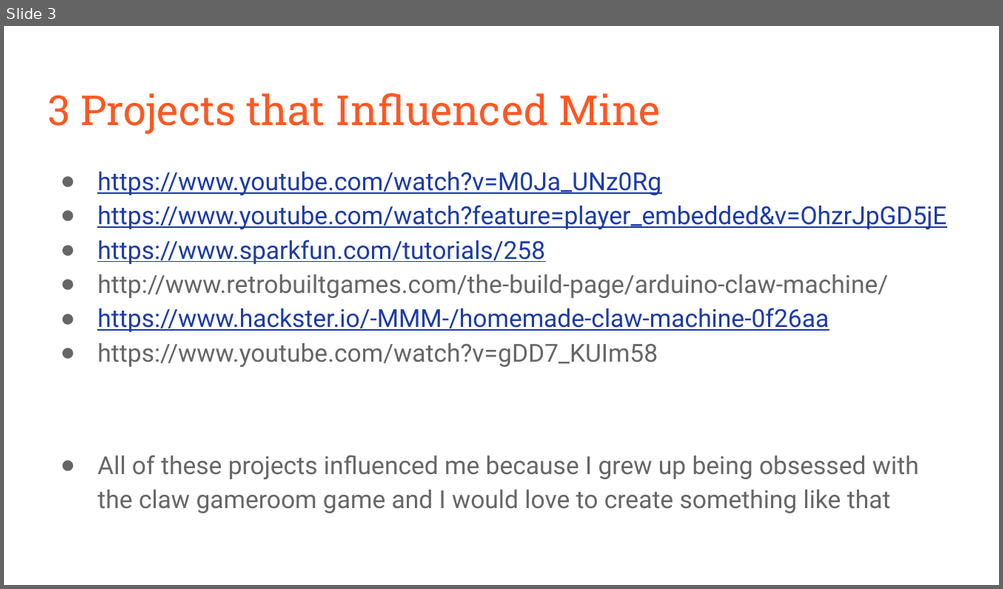
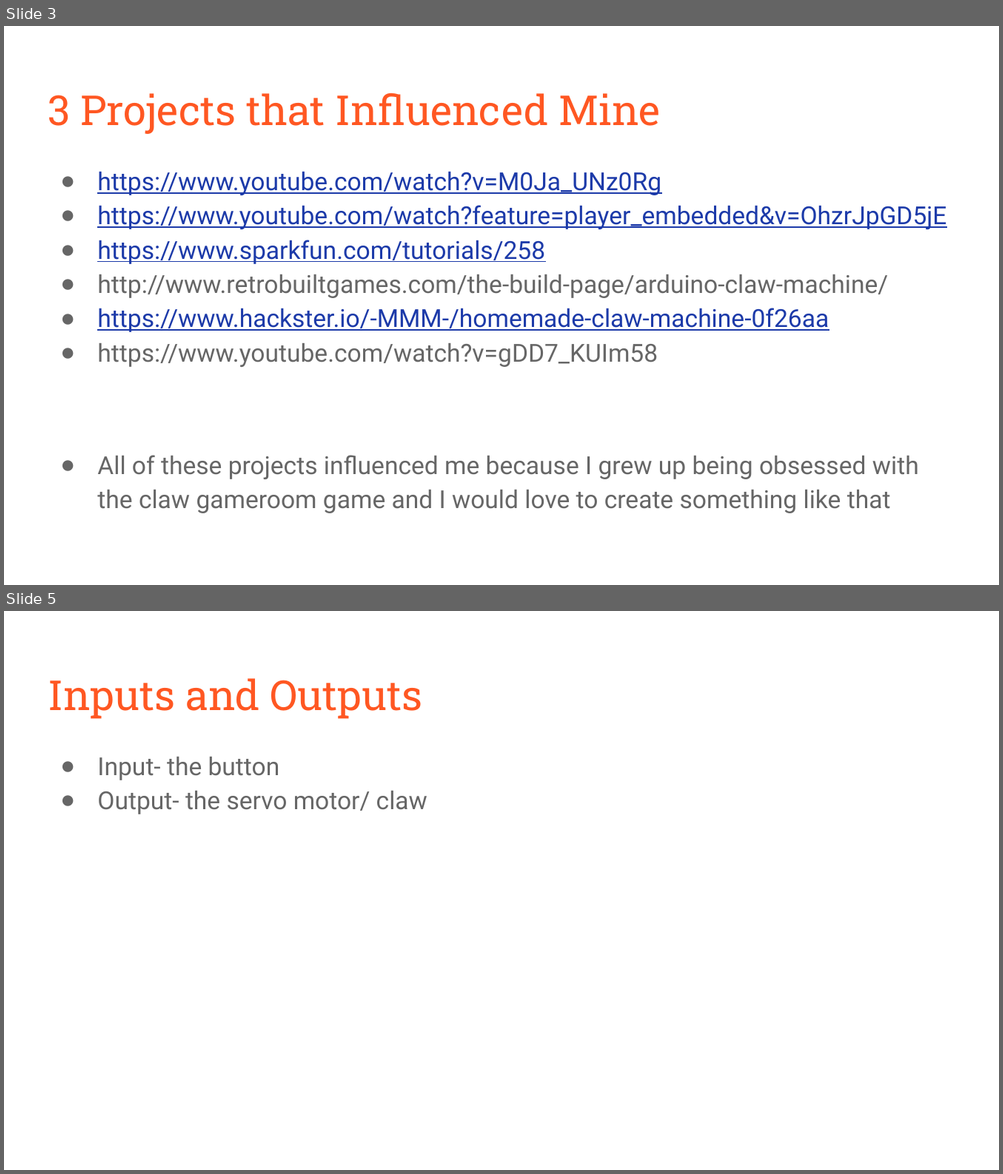
Before and after one commit to ashleycosette/CIM-542--Physical-Computing, a slide deck: Midterm/Midterm Physical Computing.pptx. Shown one above the other, each under a label of ours: slide 3 before the commit, slides 3 and 5 after it; the slides between them are not shown. The pictures are 1003x589 and 1003x1174 pixels, drawn with LibreOffice and Linux fonts; fonts in the diff are those of the drawing. Boxes give left, top, right and bottom in pixels: in the first picture for what was removed or moved away, otherwise in the second. Text is boxed around its words. In the diff, an @@ line names an element or a change of style, - is before the commit and + after.

```diff
--- a/Midterm/Midterm Physical Computing.pptx
+++ b/Midterm/Midterm Physical Computing.pptx
@@ slide 5 added at bbox=[4, 611, 999, 1170], background #FFFFFF @@
@@ title added at bbox=[48, 678, 422, 719], 30 pt, text #FF5722 @@
+Inputs and Outputs
@@ text added at bbox=[97, 757, 427, 815], 18 pt, text #666666 @@
+● Input- the button
+● Output- the servo motor/ claw
```
Also in this commit, not shown: 2 slides changed, 6 other slides added, 19 other files.
